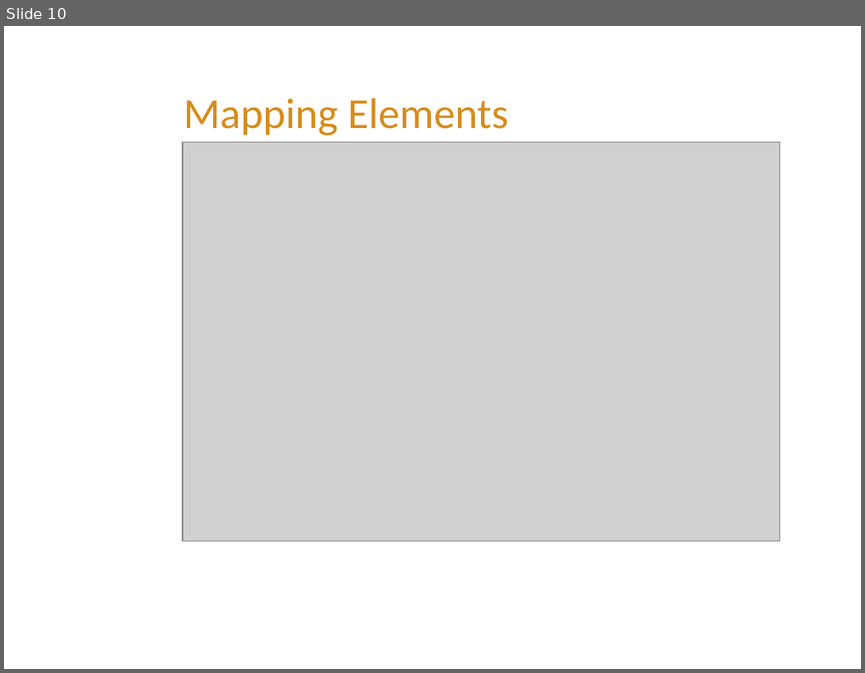
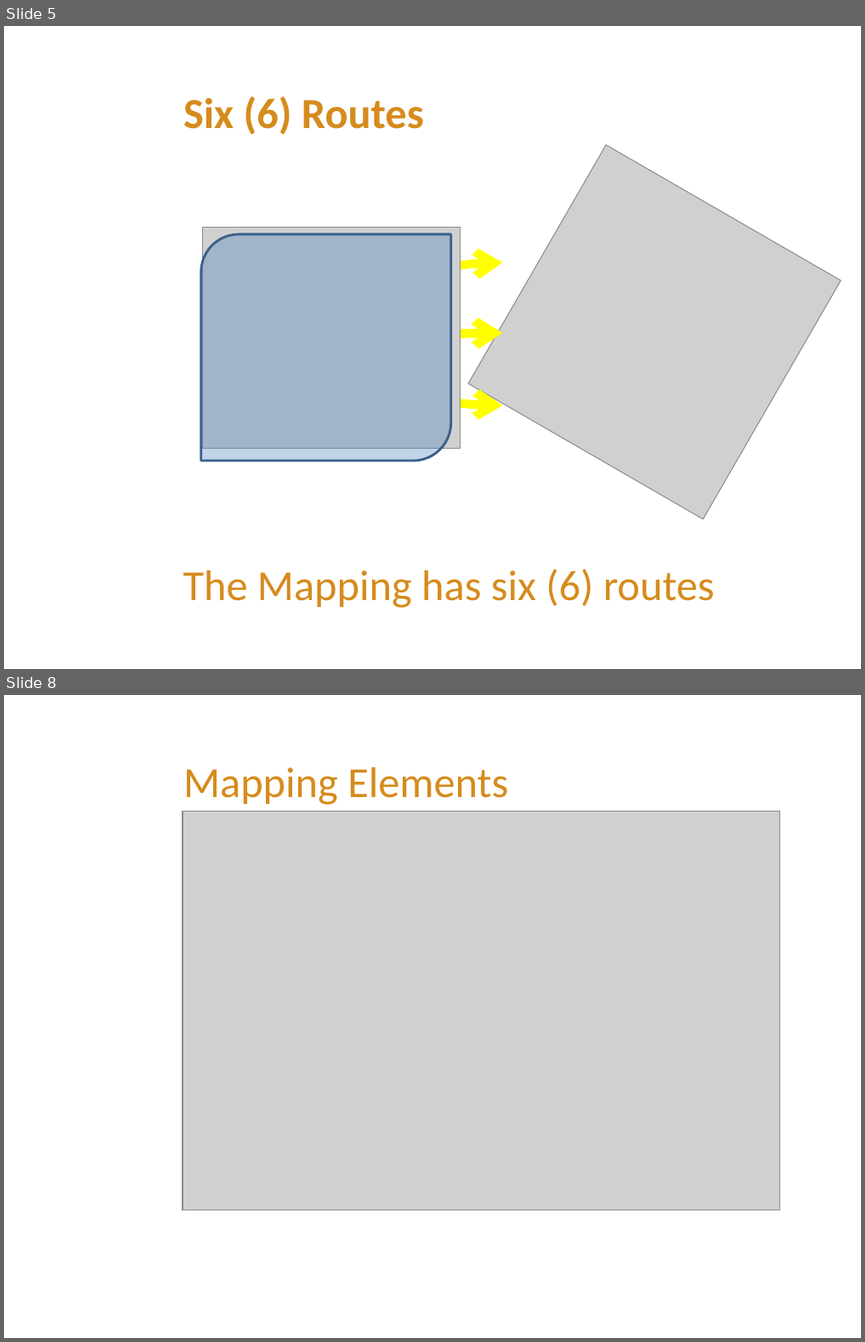
Before and after one commit to FeedMapping/Schema, a slide deck: slide/ppt/Mapping-Out.pptx. Shown one above the other, each under a label of ours: slide 10 before the commit, slides 5 and 8 after it; the slides between them are not shown. The pictures are 865x673 and 865x1342 pixels, drawn with LibreOffice and Linux fonts; fonts in the diff are those of the drawing; grey boxes stand for pictures; background and template pictures are left out. Boxes give left, top, right and bottom in pixels: in the first picture for what was removed or moved away, otherwise in the second. Text is boxed around its words. In the diff, an @@ line names an element or a change of style, - is before the commit and + after.

```diff
--- a/slide/ppt/Mapping-Out.pptx
+++ b/slide/ppt/Mapping-Out.pptx
@@ slide 5 added at box(4, 26, 861, 669), background picture (left out) @@
@@ title added at box(183, 96, 424, 135), 36 pt, text #D68B1C, bold @@
+Six (6) Routes
@@ picture added at box(468, 145, 840, 519) @@
@@ picture added at box(203, 227, 460, 448) @@
@@ round diag rect added at box(201, 234, 451, 460), fill #4F81BD at 35% opacity, outline #3A5F8C 2 pt @@
@@ curved arrow added from (210, 251) to (503, 406), #FFFF00 7.25 pt @@
@@ curved arrow added from (210, 441) to (503, 262), #FFFF00 7.25 pt @@
@@ arrow added from (203, 337) to (503, 333), #FFFF00 7.5 pt @@
@@ text added at box(183, 568, 715, 607), 36 pt, text #D68B1C @@
+The Mapping has six (6) routes
@@ what was slide 10 is now slide 8 @@
```
Also in this commit, not shown: 5 slides changed, 3 other slides added, 1 slide removed.
